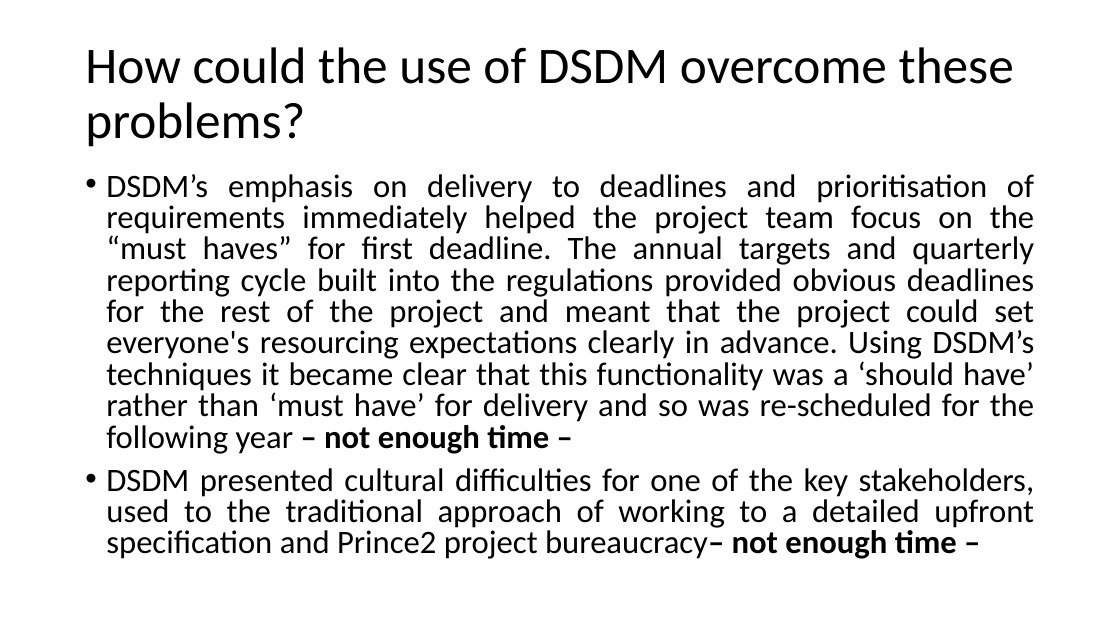
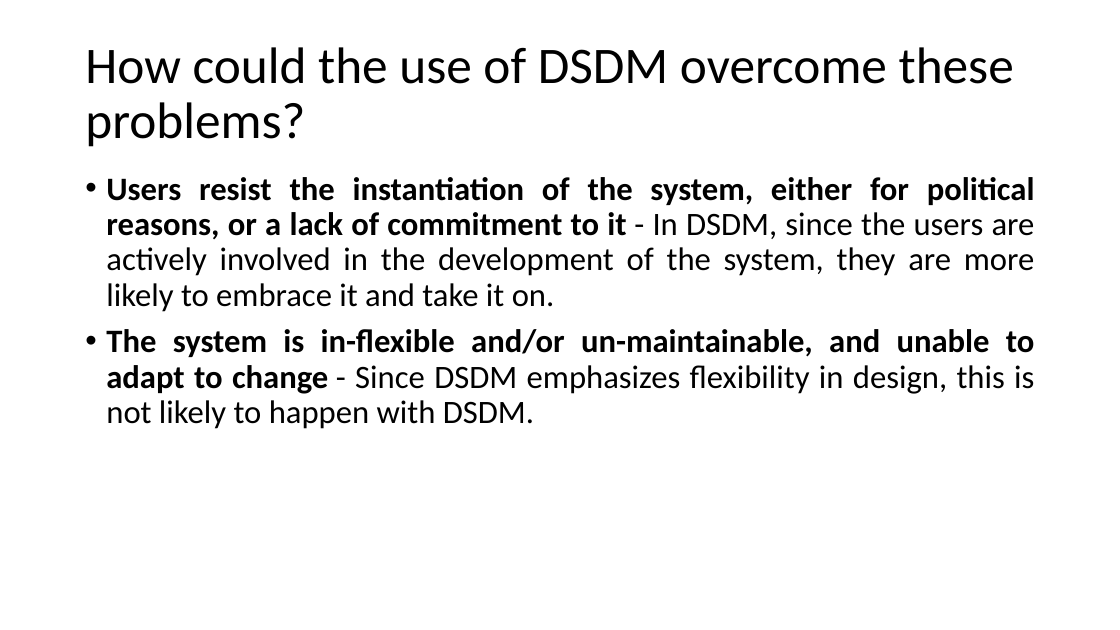
Before and after one commit to FPT01/Enterprise-Web-Software-Development, a slide deck: slide 7 of Agile/Tutorial 5/Question1.pptx (slide 6 before the commit). Drawn at 1120x630 pixels with LibreOffice and Linux fonts; fonts in the diff are those of the drawing. Boxes give left, top, right and bottom in pixels: in the first picture for what was removed or moved away, otherwise in the second. Text is boxed around its words. In the diff, an @@ line names an element or a change of style, - is before the commit and + after.

```diff
--- a/Agile/Tutorial 5/Question1.pptx
+++ b/Agile/Tutorial 5/Question1.pptx
@@ text at bbox=[106, 177, 1035, 429]: text changed @@
-• DSDM’s emphasis on delivery to deadlines and prioritisation of requirements immediately helped the project team focus on the “must haves” for first deadline. The annual targets and quarterly reporting cycle built into the regulations provided obvious deadlines for the rest of the project and meant that the project could set everyone's resourcing expectations clearly in advance. Using DSDM’s techniques it became clear that this functionality was a ‘should have’ rather than ‘must have’ for delivery and so was re-scheduled for the following year – not enough time –
-• DSDM presented cultural difficulties for one of the key stakeholders, used to the traditional approach of working to a detailed upfront specification and Prince2 project bureaucracy– not enough time –
+• Users resist the instantiation of the system, either for political reasons, or a lack of commitment to it - In DSDM, since the users are actively involved in the development of the system, they are more likely to embrace it and take it on.
+• The system is in-flexible and/or un-maintainable, and unable to adapt to change - Since DSDM emphasizes flexibility in design, this is not likely to happen with DSDM.
```
Also in this commit, not shown: 1 other slide changed, 5 slides added, 4 slides removed.
